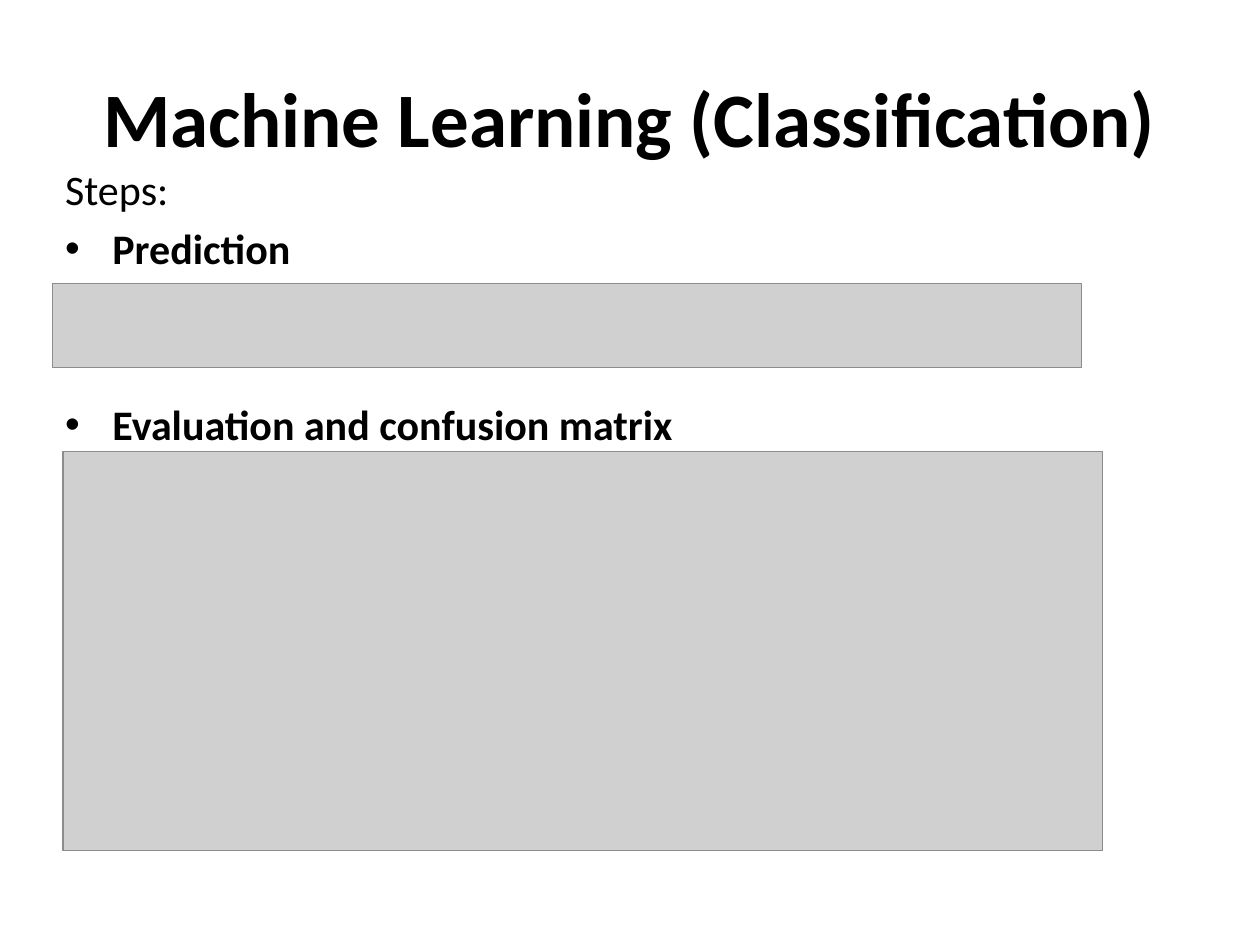
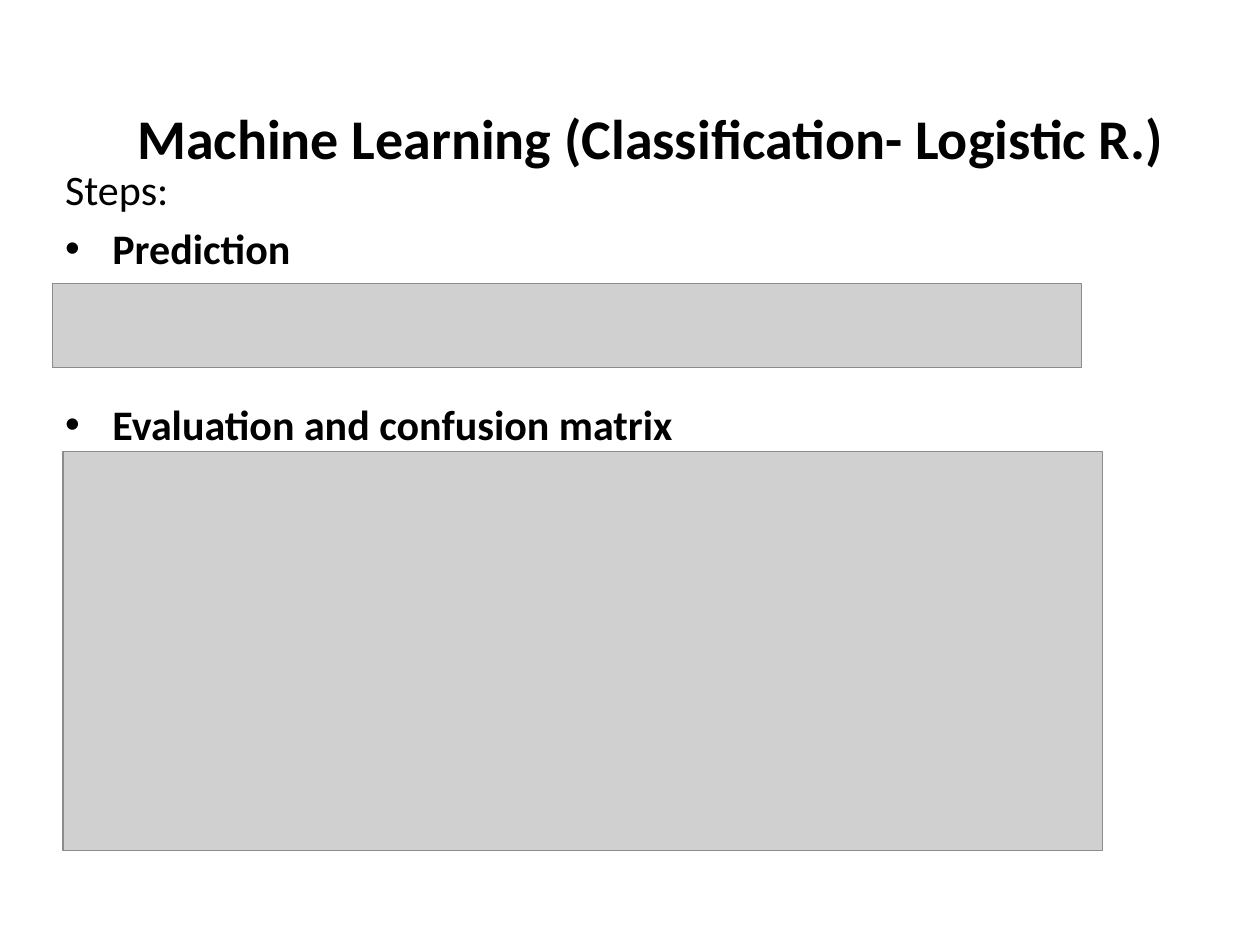
Before and after one commit to aygunduzx/Capstone_Project_1, a slide deck: slide 18 of CS-1.pptx. Drawn at 1260x945 pixels with LibreOffice and Linux fonts; fonts in the diff are those of the drawing; grey boxes stand for pictures. Boxes give left, top, right and bottom in pixels: in the first picture for what was removed or moved away, otherwise in the second. Text is boxed around its words. In the diff, an @@ line names an element or a change of style, - is before the commit and + after.

```diff
--- a/CS-1.pptx
+++ b/CS-1.pptx
@@ text at (x1=137, y1=117, x2=1163, y2=169): text changed; size 44 to 32 pt @@
-Machine Learning (Classification)
+Machine Learning (Classification- Logistic R.)
```
Also in this commit, not shown: 1 other slide changed, 3 slides added.
